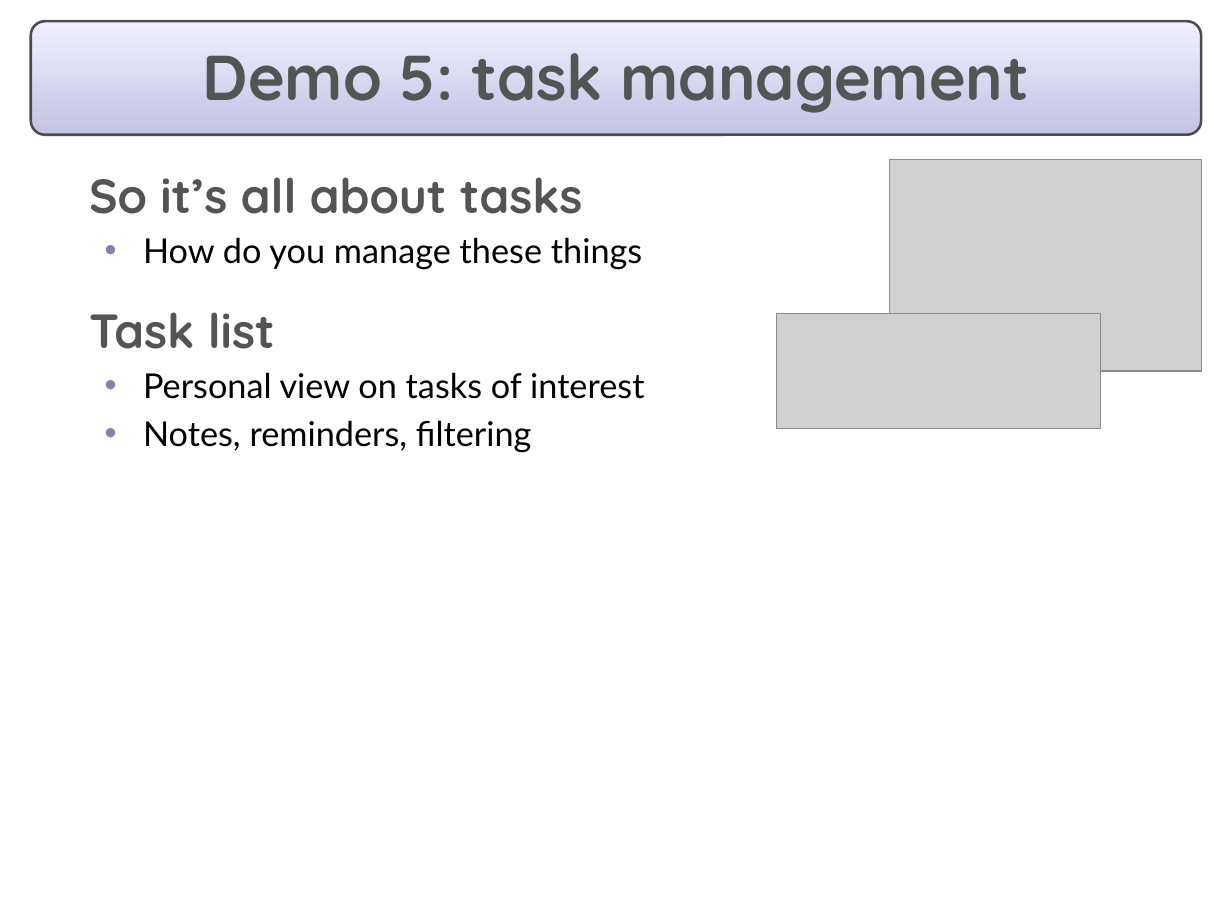
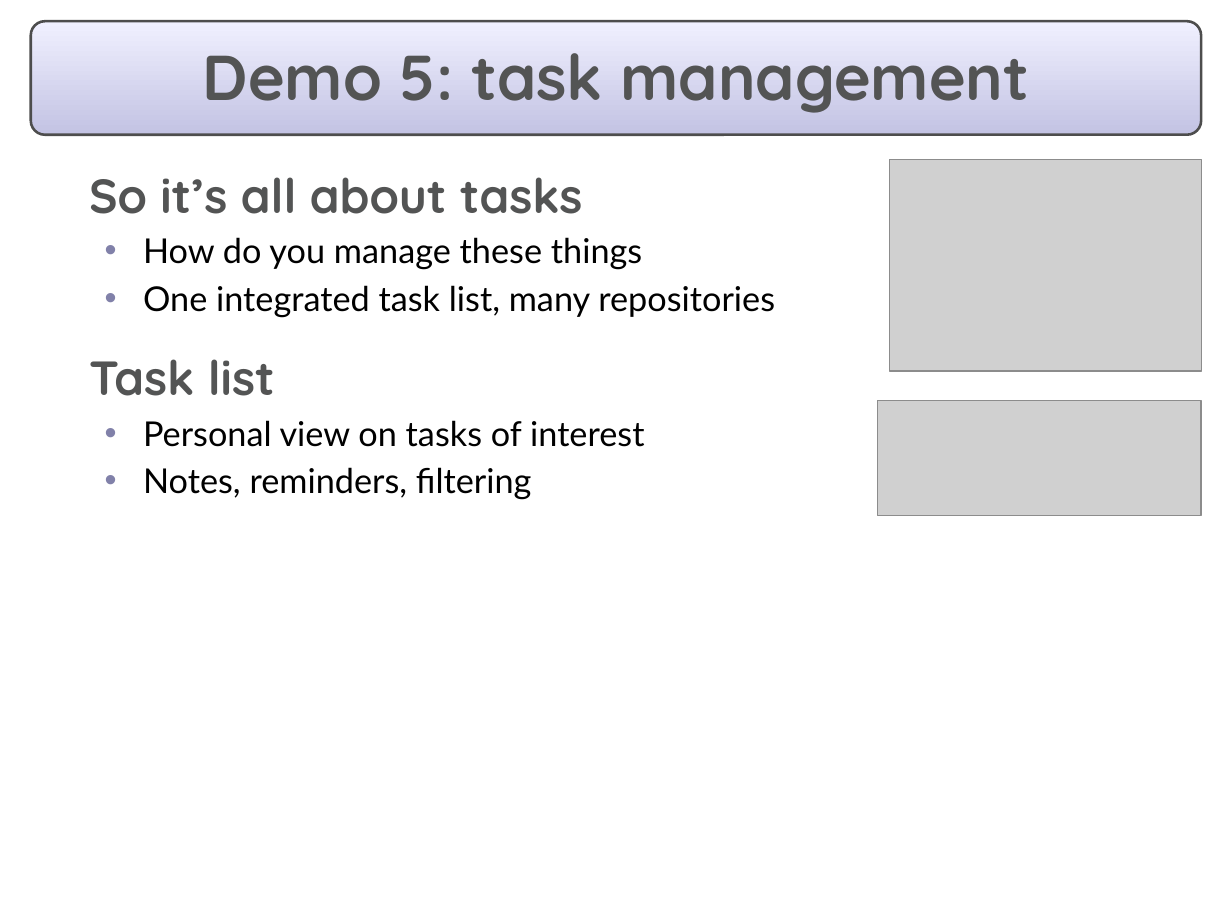
Before and after one commit to eclipse-mylyn/mylyn-website, a slide deck: slide 11 of publications/2006-03-mylar-eclipsecon-2.ppt (slide 12 before the commit). Drawn at 1232x924 pixels with LibreOffice and Linux fonts; fonts in the diff are those of the drawing; grey boxes stand for pictures. Boxes give left, top, right and bottom in pixels: in the first picture for what was removed or moved away, otherwise in the second. Text is boxed around its words. In the diff, an @@ line names an element or a change of style, - is before the commit and + after.

```diff
--- a/publications/2006-03-mylar-eclipsecon-2.ppt
+++ b/publications/2006-03-mylar-eclipsecon-2.ppt
@@ text at (143, 285, 775, 317): paragraph added @@
+  • One integrated task list, many repositories
@@ picture: place and size @@
-picture at (777, 313, 1101, 429)
+picture at (877, 400, 1201, 516)
```
Also in this commit, not shown: 12 other slides changed, 3 slides added, 5 slides removed.
